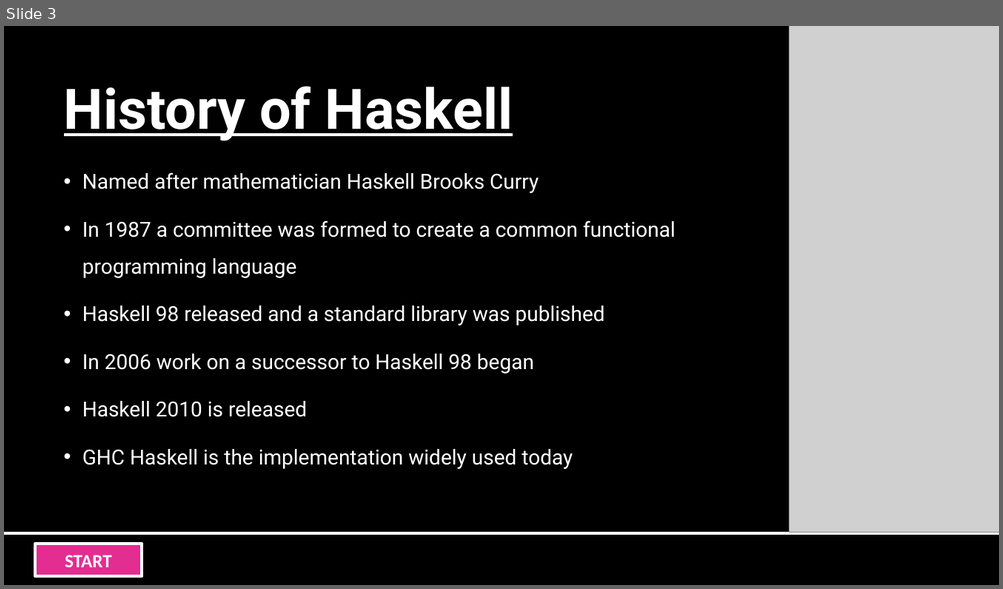
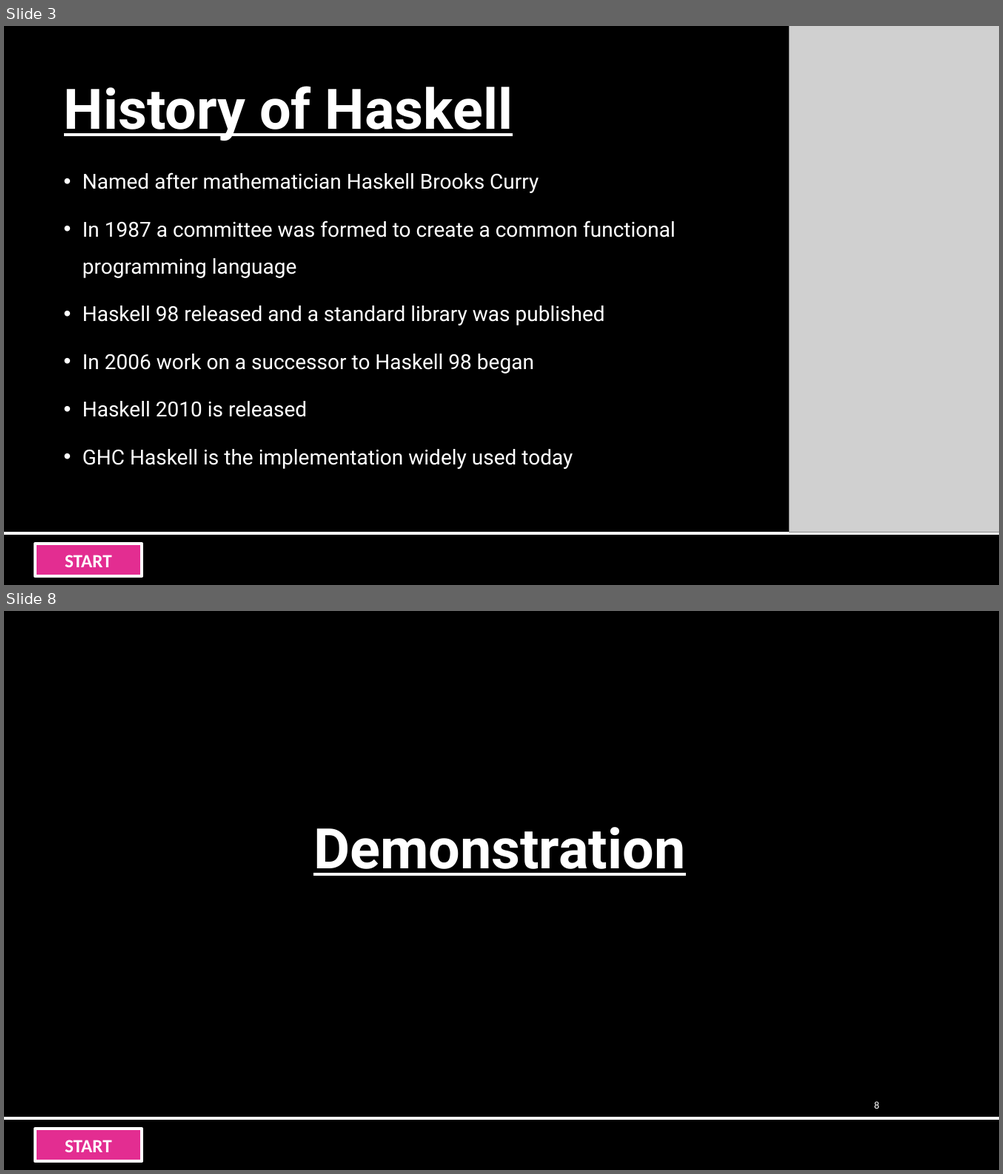
Before and after one commit to elenasx/languages-eeschmitt, a slide deck: presentation/haskell.pptx. Shown one above the other, each under a label of ours: slide 3 before the commit, slides 3 and 8 after it; the slides between them are not shown. The pictures are 1003x589 and 1003x1174 pixels, drawn with LibreOffice and Linux fonts; fonts in the diff are those of the drawing; grey boxes stand for pictures; background and template pictures are left out. Boxes give left, top, right and bottom in pixels: in the first picture for what was removed or moved away, otherwise in the second. Text is boxed around its words. In the diff, an @@ line names an element or a change of style, - is before the commit and + after.

```diff
--- a/presentation/haskell.pptx
+++ b/presentation/haskell.pptx
@@ slide 8 added at (x1=4, y1=611, x2=999, y2=1170), background picture (left out); not listed: 3 template elements that a slide beside it also shows @@
@@ rounded rectangle added at (x1=32, y1=635, x2=967, y2=1093), fill #000000 at 80% opacity @@
@@ text added at (x1=313, y1=827, x2=685, y2=876), 54 pt, text #FFFFFF, bold, underline @@
+Demonstration
@@ page number added at (x1=874, y1=1102, x2=879, y2=1109), 10 pt, text #FFFFFF @@
+8
```
Also in this commit, not shown: 5 slides changed, 1 other slide added, 8 other files.
